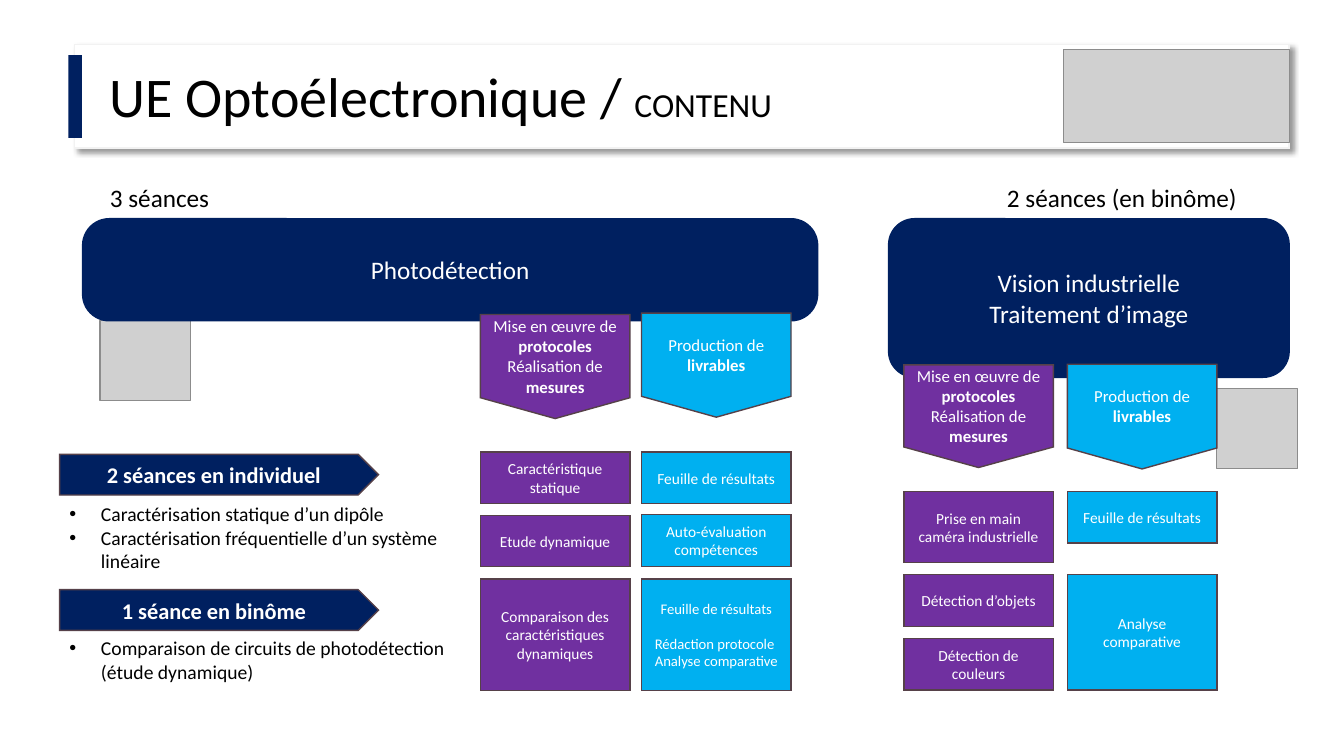
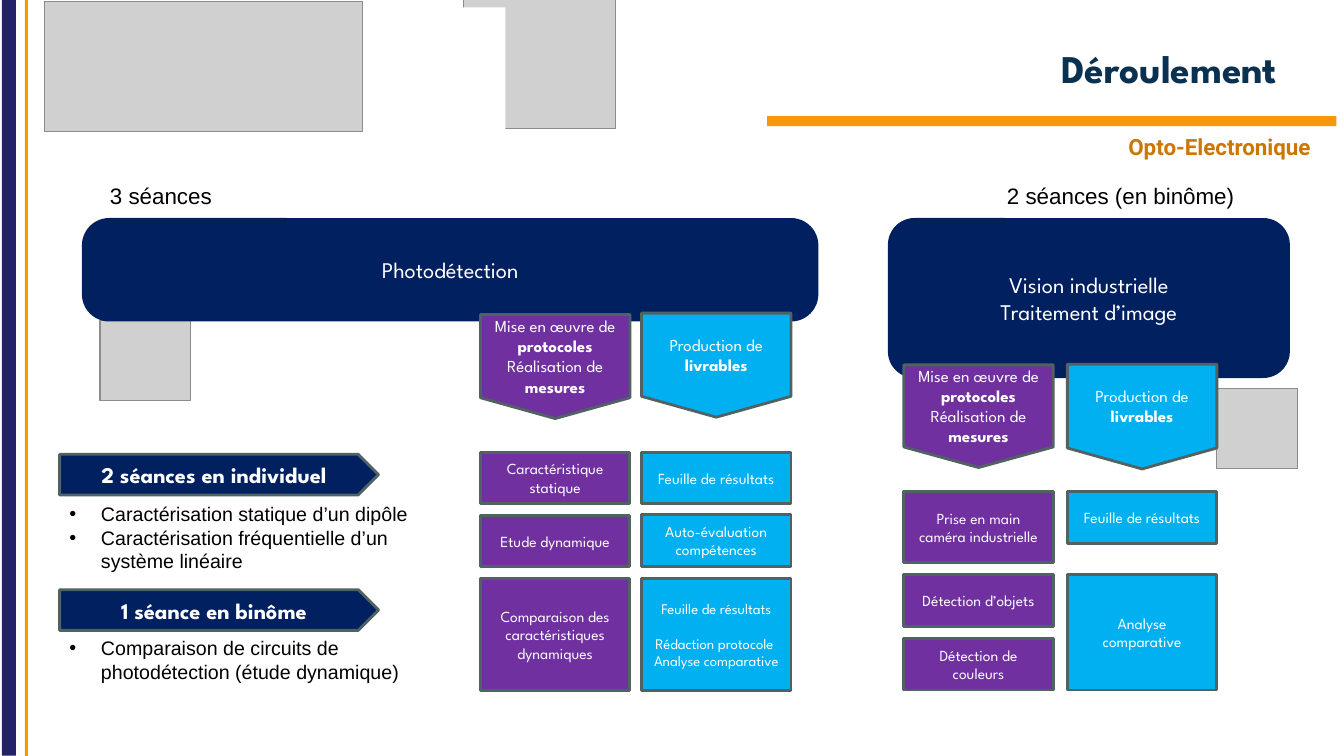
Before and after one commit to IOGS-Digital-Methods/semester-5, a slide deck: slide 8 of OptoElectronique/Cours/S5_Optoelectronique_2026_lite.pptx (slide 7 before the commit). Drawn at 1344x756 pixels with LibreOffice and Linux fonts; fonts in the diff are those of the drawing; grey boxes stand for pictures; background and template pictures are left out. Boxes give left, top, right and bottom in pixels: in the first picture for what was removed or moved away, otherwise in the second. Text is boxed around its words. In the diff, an @@ line names an element or a change of style, - is before the commit and + after.

Commit message:
Update OPTO / Intro 2026 and lite for labworks

```diff
--- a/OptoElectronique/Cours/S5_Optoelectronique_2026_lite.pptx
+++ b/OptoElectronique/Cours/S5_Optoelectronique_2026_lite.pptx
@@ line added from (9, 756) to (9, 0), #222267 10 pt @@
@@ line added from (26, 756) to (26, 0), #FF960A 2.25 pt @@
@@ rectangle added at (37,7,506,147), fill #FFFFFF @@
@@ picture added at (45,2,363,132) @@
@@ picture added at (464,0,616,129) @@
@@ rectangle removed at (69,55,83,138) @@
@@ rectangle removed at (75,44,1290,148) @@
@@ title added at (1062,56,1278,84), 28 pt, text #0A3250, bold @@
+Déroulement
@@ picture removed at (1064,50,1290,143) @@
@@ text removed at (110,78,772,126) @@
-UE Optoélectronique / CONTENU
@@ rectangle added at (767,116,1337,126), fill #FA960A @@
@@ text added at (1128,138,1310,160), 16 pt, text #CC7604, bold @@
+Opto-Electronique
@@ text "3 séances" at (110,187,212,205): size 18 to 16 pt, font Calibri to Arial @@
@@ text "2 séances (en binôme)" at (1007,187,1234,209): size 18 to 16 pt, font Calibri to Arial @@
@@ rounded rectangle "Photodétection" at (82,218,819,322): size 18 to 16 pt, font Calibri to League Spartan @@
@@ rounded rectangle "Vision industrielle Traitement d’image" at (888,218,1291,378): size 18 to 16 pt, font Calibri to League Spartan @@
@@ font Calibri to League Spartan; outline #574249 1 pt to #526263 2 pt in 17 elements at (59,455,378,495), (59,590,378,630), (481,453,630,504), (641,579,790,690), (481,579,630,690), (1068,364,1217,469), (904,365,1054,468), (904,492,1054,564), (641,453,790,504), (641,515,790,567), (481,515,630,567), (904,575,1054,626), (904,638,1054,690), (1068,492,1217,543), (1068,575,1217,690), (481,315,630,418), (641,314,790,417) @@
@@ text "Caractérisation statique d’un dipôle" at (101,506,407,572): font Calibri to Arial @@
@@ text "Comparaison de circuits de photodétection ..." at (101,640,399,683): font Calibri to Arial @@
```
Also in this commit, not shown: 8 other slides changed, 3 slides added, 3 slides removed, 1 other file.
